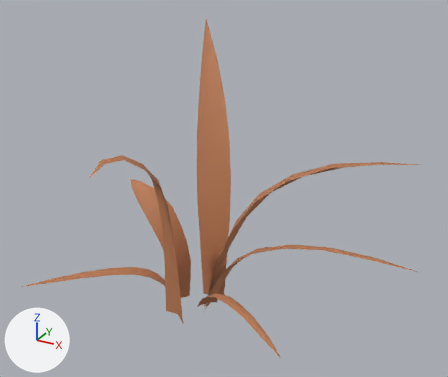
The FBX model Forest Scene/Assets/Models/TallGrass.fbx: old version first, new version second.
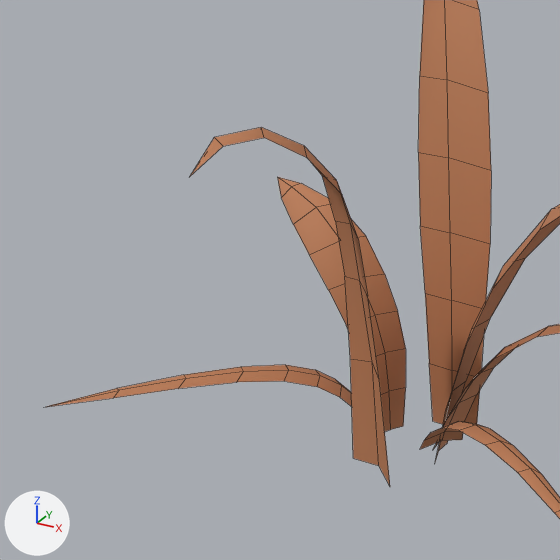
There are two pictures of each version: one whole from a camera (50 mm lens) standing at (-2.59, -2.79, 2.13) and looking at (-4.01, -0.2, 0.83), one close up on the part from 0% to 59% of the width and 25% to 95% of the height. The lights are fixed; the arrows at lower left show +X, +Y and +Z. The close-ups show mesh edges as thin lines. Where no turn or scale is listed for an object, it has been applied to the vertices.

Names of what the first close-up shows: 'Tall_Grass'.
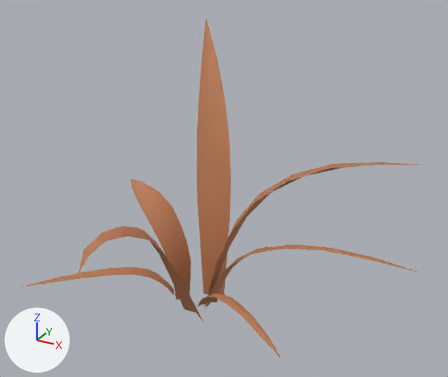
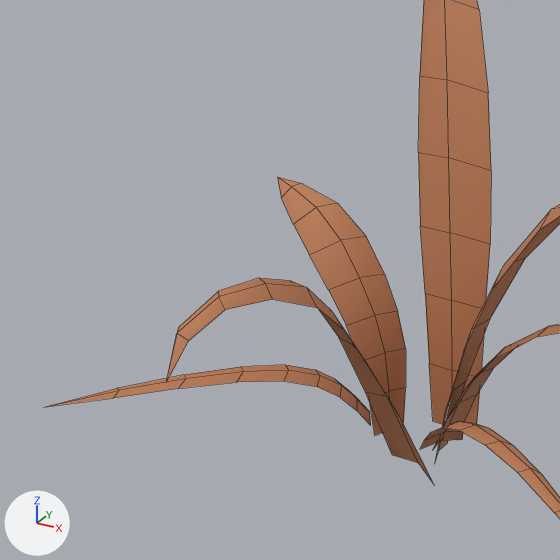
Where the change shows, as pixel boxes (x1, y1, x2, y2) in the close-ups (560 x 560 px; the box of a moved part takes in the faces that stretch with it):
part 1 of me_mesh, moved or reshaped: before (190, 127, 390, 486); after (166, 278, 434, 484)

Edits to the bpy script that builds the scene:
```text
Change me_mesh:
    where me_mesh.from_pydata(...)  # 175 vertices, 112 faces; spans x -0.97..0.97, y -0.64..0.64, z -0.8..0.8
    used by ob_tall_grass; location = (-3.963, -0.166, 0.777)
    me_mesh part 1: the loose piece of 25 vertices spanning x -0.52..-0.24, y -0.53..-0.08, z -0.78..0.27 is multiplied about its middle by the matrix ((0.994, -0.107, 0.027), (0.107, 0.888, -0.448), (0.024, 0.448, 0.894)), then moved by (0.06, -0.04, -0.23)
```
